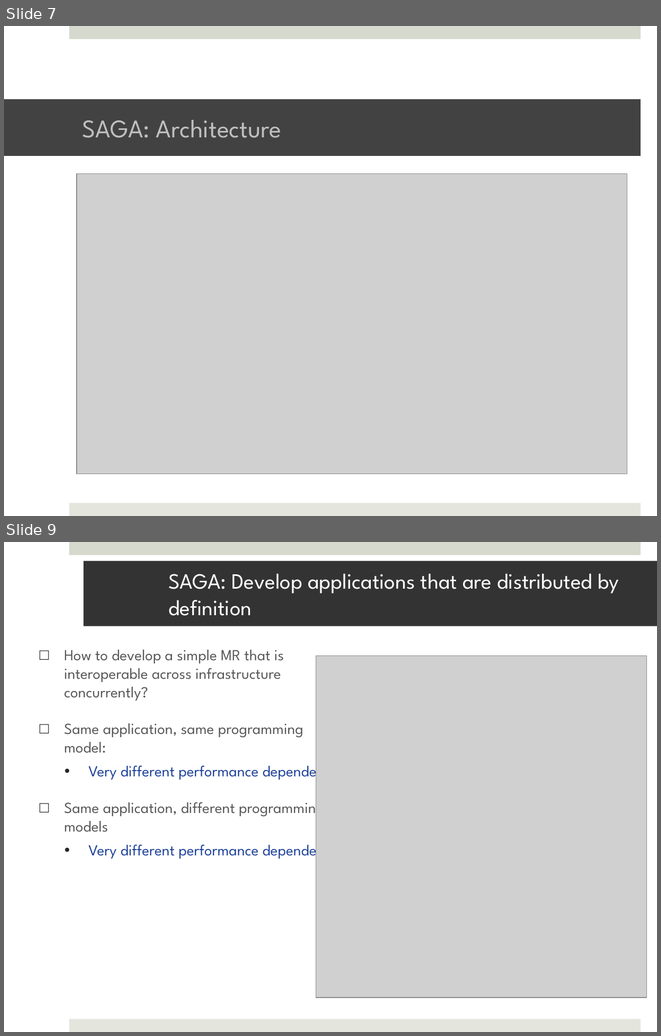
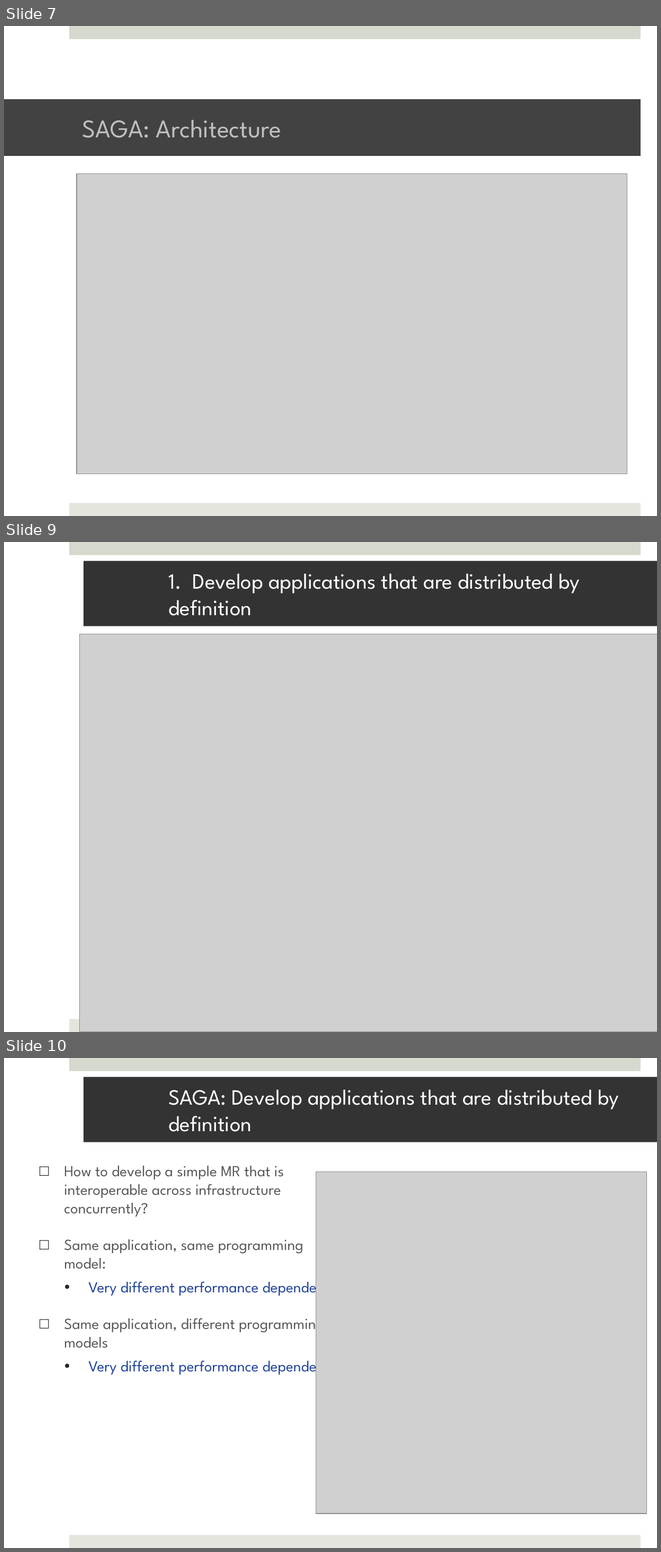
Before and after one commit to saga-project/saga-cpp-legacy-projects, a slide deck: tutorial/general_tutorial/SAGA-Intro-Conclusion.pptx. Shown one above the other, each under a label of ours: slides 7 and 9 before the commit, slides 7, 9 and 10 after it; the slides between them are not shown. The pictures are 661x1036 and 661x1552 pixels, drawn with LibreOffice and Linux fonts; fonts in the diff are those of the drawing; grey boxes stand for pictures; background and template pictures are left out. Boxes give left, top, right and bottom in pixels: in the first picture for what was removed or moved away, otherwise in the second. Text is boxed around its words. In the diff, an @@ line names an element or a change of style, - is before the commit and + after.

```diff
--- a/tutorial/general_tutorial/SAGA-Intro-Conclusion.pptx
+++ b/tutorial/general_tutorial/SAGA-Intro-Conclusion.pptx
@@ slide 9 added at (4,542,657,1032), background #FFFFFF; not listed: 2 template elements that a slide beside it also shows @@
@@ title added at (84,561,657,626), fill #333333, 24 pt, text #FFFFFF @@
+1. Develop applications that are distributed by definition
@@ picture added at (80,634,657,1032) @@
@@ what was slide 9 is now slide 10 @@
```
Also in this commit, not shown: 5 slides changed, 1 slide removed, 1 other file.
